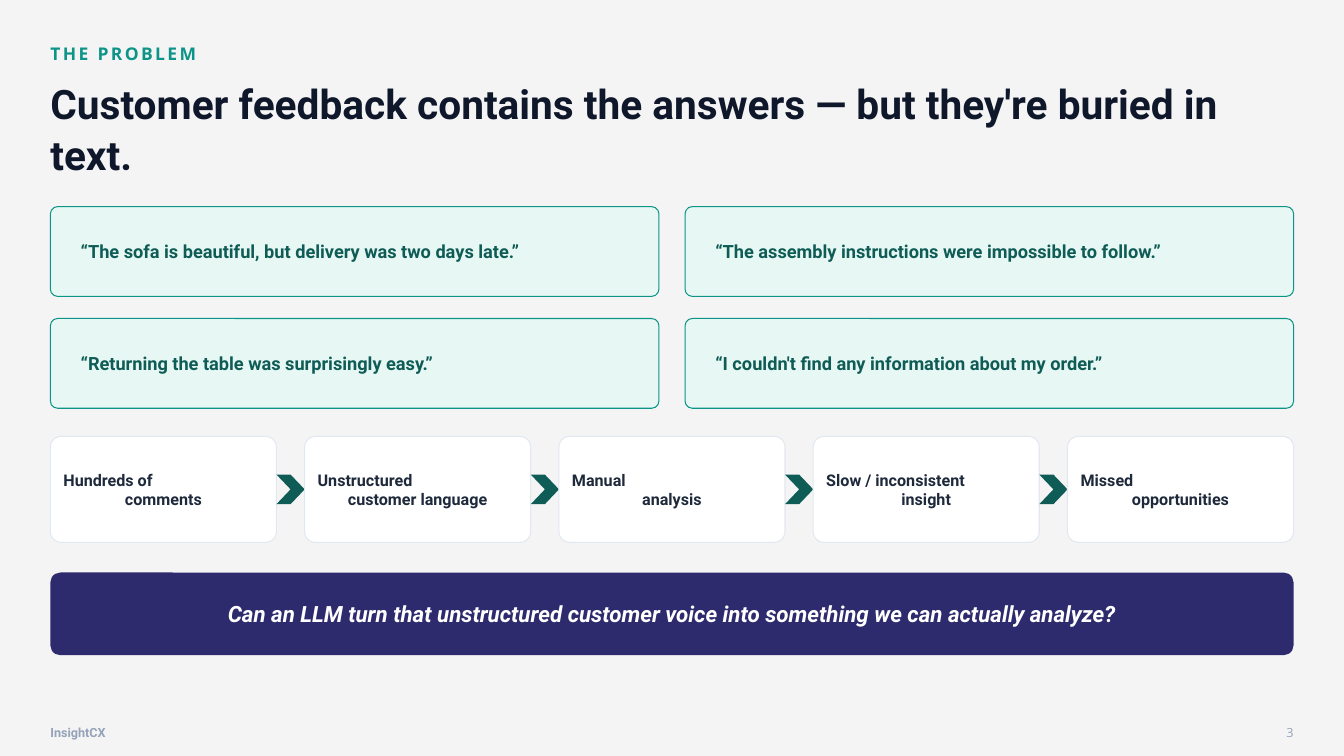
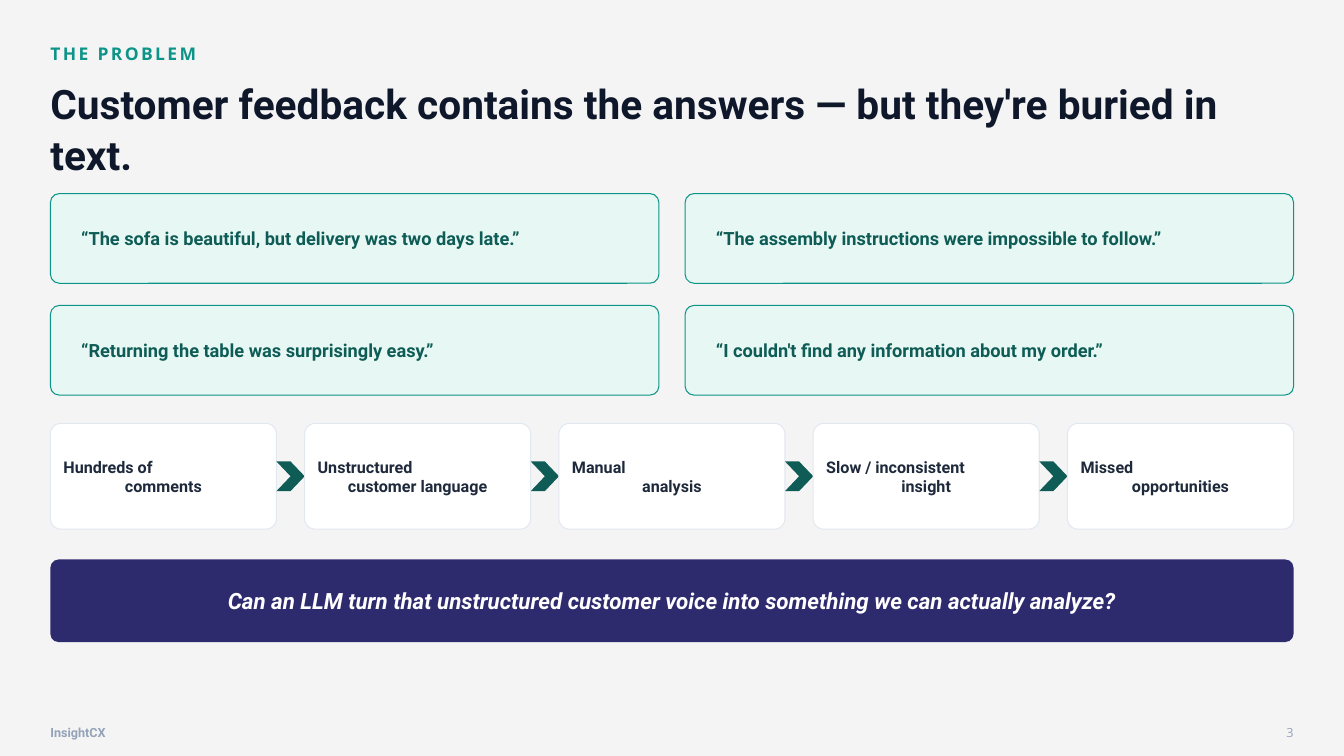
Before and after one commit to birgitt-thomsen/insight-cx, a slide deck: slide 3 of presentation/InsightCX_MVP.pptx. Drawn at 1344x756 pixels with LibreOffice and Linux fonts; fonts in the diff are those of the drawing. Boxes give left, top, right and bottom in pixels: in the first picture for what was removed or moved away, otherwise in the second. Text is boxed around its words. In the diff, an @@ line names an element or a change of style, - is before the commit and + after.

```diff
--- a/presentation/InsightCX_MVP.pptx
+++ b/presentation/InsightCX_MVP.pptx
@@ 10 rounded rectangles, 4 chevrons: place and size @@
-10 rounded rectangles, 4 chevrons at (50, 207, 1295, 655)
+10 rounded rectangles, 4 chevrons at (50, 194, 1295, 642)
@@ proportions changed in 5 elements at (50, 194, 659, 283), (686, 194, 1295, 283), (50, 306, 659, 395), (686, 306, 1295, 395), (50, 560, 1294, 642) @@
```
Also in this commit, not shown: 8 other slides changed, 3 slides added, 3 slides removed, 1 other file.
